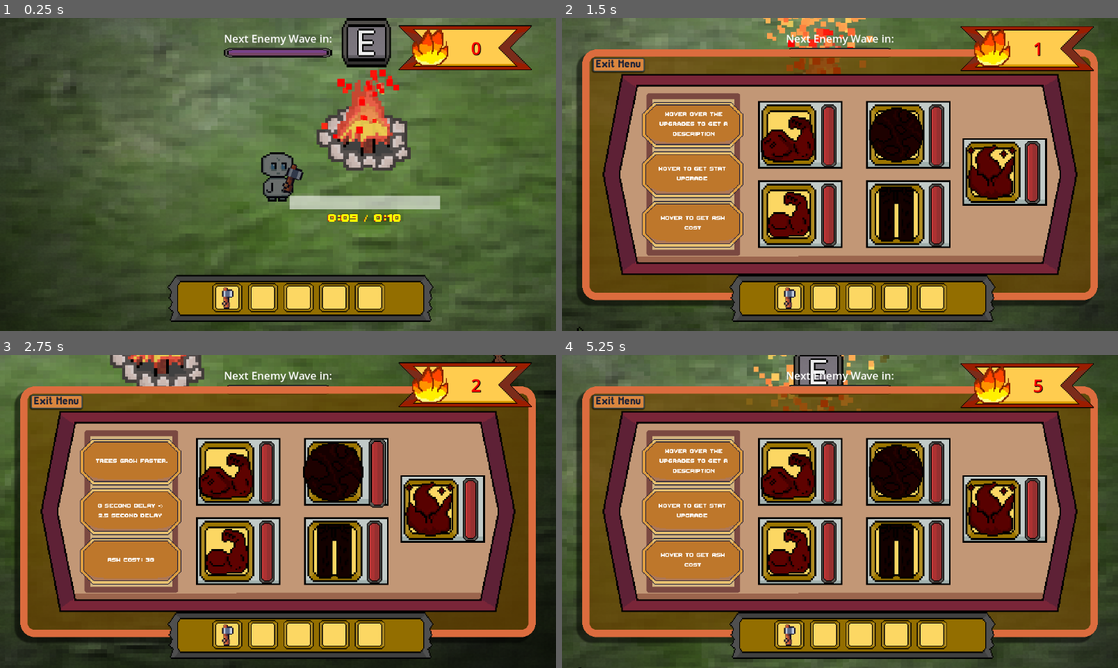
Above: before the commit, frames 1-4 (two rows, left to right).
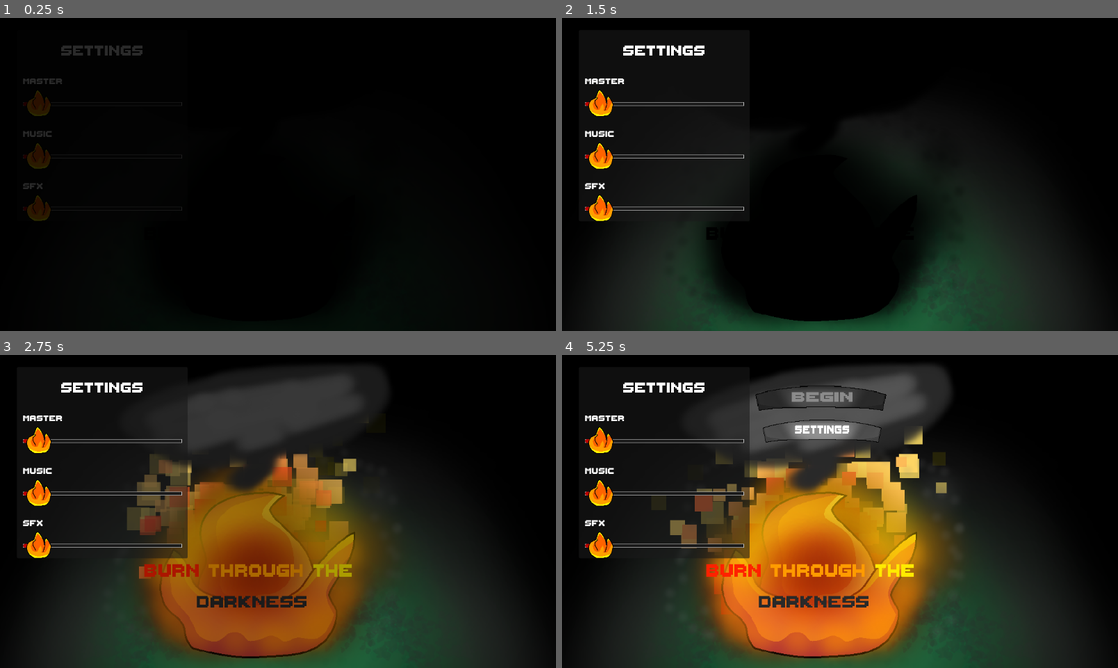
Above: after the commit, the same moments.

Repository: DaqCode/GameDevJS2025
Game: Godot game, scene res://scenes/UI/menu/menu.tscn
The game is run twice, just before and just after one commit, with the same random seed, the same clock (stepped at 60 frames per second) and the same inputs. Before the commit the project starts from res://scenes/UI/main_scene.tscn. The engine's default icon, where the game draws it, is replaced by a stand-in: a white triangle on a blue panel in a dark square.
Inputs (mouse positions are in pixels of both pictures, inside the frame that each line leads up to):
- Up to frame 1 (0.25 s): no input
- Up to frame 2 (1.5 s): move the mouse to (962, 158) at 0.52 s; hold D (right) 0.53-1.28 s; hold E (interact) 0.53-1.28 s; move the mouse to (728, 190) at 1.27 s; hold S (down) from 1.28 s (still down); tap E (interact) at 1.35 s
- Up to frame 3 (2.75 s): move the mouse to (333, 442) at 2.02 s; release S (down) at 2.03 s; hold D (right) from 2.03 s (still down); hold E (interact) from 2.03 s (still down)
- Up to frame 4 (5.25 s): move the mouse to (812, 574) at 2.77 s; release D (right) at 2.78 s; release E (interact) at 2.78 s; hold W (up) 2.78-3.53 s; tap E (interact) at 2.85 s; move the mouse to (1006, 558) at 3.52 s; hold A (left) 3.53-4.25 s; hold E (interact) 3.53-4.25 s; click (823, 401) at 4.27 s; click (823, 401) at 5.02 s

The runs differ from the first frame. In frame 1, 98% of the frame differs, in the area x 0-100%, y 0-100%; in frame 2, 90%; in frame 3, 92%; in frame 4, 95%.

Commit message:
WIP: Saving changes before applying stash

Diff:
--- a/gamedevjs2025/global/global_enemy_spawner_timer.gd
+++ b/gamedevjs2025/global/global_enemy_spawner_timer.gd
@@ -6,8 +6,13 @@
 var enemy_duration := 60.0  # 1 minute
 
 func _ready() -> void:
-	print(">>> Peace begins.")
-	start_peace_timer()
+	var current_scene = get_tree().current_scene
+	var expected_script = load("res://scenes/mainPlayArea/main_scene.gd")
+	if current_scene.get_script() == expected_script:
+		print(">>> Peace begins.")
+		start_peace_timer()
+	else:
+		print("No, its not the main scene.")
 
 func start_peace_timer() -> void:
 	GlobalPlayerScript.is_peace_time = true
--- a/gamedevjs2025/project.godot
+++ b/gamedevjs2025/project.godot
@@ -11,7 +11,7 @@
 [application]
 
 config/name="GameDevJS2025"
-run/main_scene="uid://dfafvjt73d4f0"
+run/main_scene="uid://d3objfw2to154"
 config/features=PackedStringArray("4.4", "Forward Plus")
 config/icon="res://icon.svg"
 
--- a/gamedevjs2025/scenes/UI/death.gd
+++ b/gamedevjs2025/scenes/UI/death.gd
@@ -1,4 +1,6 @@
 extends Control
+
+@onready var button_container: = $GameOverScreen/ButtonRetry
 
 func _ready() -> void:
 	$GameOverScreen/TotalAshes.text = "Total ashes: %d" %GlobalPlayerScript.total_ashes_throughout
@@ -15,3 +17,30 @@
 		$GameOverScreen/PersonalWords.text = "Almost. You just had to last a little bit more longer, and you'll be the new flame-ster."
 	elif GlobalPlayerScript.total_ashes_throughout > 600:
 		$GameOverScreen/PersonalWords.text = "Wow. How did you get this far..? Eh, we don't have much else to say. Congradulations on your promotion."
+	else:
+		$GameOverScreen/PersonalWords.text = "Bro what.  get back to coding..."
+
+	for container in button_container.get_children():
+		for child in container.get_children():
+			if child is Button:
+				child.connect("pressed", Callable(self, ("_pressed")).bind(child))
+				child.connect("mouse_entered", Callable(self, "_mouse_entered").bind(child))
+				child.connect("mouse_exited", Callable(self, "_mouse_exited").bind(child))
+				print(child)
+			else:
+				print("One of them didnt connect")
+
+func _pressed(button: Button) -> void:
+	if button == %RetryGame:
+		get_tree().change_scene_to_file("res://scenes/UI/main_scene.tscn")
+	elif button == %BackToMenu:
+		get_tree().change_scene_to_file("res://scenes/UI/menu/menu.tscn")
+
+func _mouse_entered(button: Button) -> void:
+	var tween = create_tween()
+	tween.tween_property(button, "scale", Vector2(1.0,1.0), 0.15).set_trans(Tween.TRANS_QUART).set_ease(Tween.EASE_OUT)
+
+
+func _mouse_exited(button: Button) -> void:
+	var tween = create_tween()
+	tween.tween_property(button, "scale", Vector2(0.9, 0.9), 0.1).set_trans(Tween.TRANS_QUART).set_ease(Tween.EASE_OUT)
--- a/gamedevjs2025/scenes/UI/death.tscn
+++ b/gamedevjs2025/scenes/UI/death.tscn
@@ -405,12 +405,15 @@
 texture = ExtResource("6_qy7aj")
 
 [node name="RetryGame" type="Button" parent="GameOverScreen/ButtonRetry/Retry"]
+unique_name_in_owner = true
 layout_mode = 1
 anchors_preset = 15
 anchor_right = 1.0
 anchor_bottom = 1.0
 grow_horizontal = 2
 grow_vertical = 2
+scale = Vector2(0.9, 0.9)
+pivot_offset = Vector2(121.5, 59)
 size_flags_horizontal = 3
 size_flags_vertical = 3
 text = "Retry"
@@ -422,12 +425,15 @@
 texture = ExtResource("6_qy7aj")
 
 [node name="BackToMenu" type="Button" parent="GameOverScreen/ButtonRetry/Back"]
+unique_name_in_owner = true
 layout_mode = 1
 anchors_preset = 15
 anchor_right = 1.0
 anchor_bottom = 1.0
 grow_horizontal = 2
 grow_vertical = 2
+scale = Vector2(0.9, 0.9)
+pivot_offset = Vector2(121.5, 59)
 size_flags_horizontal = 3
 size_flags_vertical = 3
 text = "Back To Menu"
--- a/gamedevjs2025/scenes/UI/menu/menu.gd
+++ b/gamedevjs2025/scenes/UI/menu/menu.gd
@@ -20,7 +20,7 @@
 
 
 func on_button_exited(button: Button) -> void:
-	b	utton.pivot_offset = Vector2(194, 32)
+	button.pivot_offset = Vector2(194, 32)
 	var tween = create_tween()
 	tween.tween_property(button, "scale", Vector2(1.0, 1.0), 0.1).set_trans(Tween.TRANS_QUART).set_ease(Tween.EASE_OUT)
 
--- a/gamedevjs2025/scenes/mainPlayArea/main_scene.gd
+++ b/gamedevjs2025/scenes/mainPlayArea/main_scene.gd
@@ -13,6 +13,7 @@
 # - Each of these trees need to be instantiated, and connected to a signal for the player to chop down.
 
 func _ready() -> void:
+
 	$AshCountForLater.start()
 	for i in range(randi_range(3, 7)):
 		var tree = TreeScene.instantiate()
@@ -44,3 +45,19 @@
 func _on_ash_count_for_later_timeout() -> void:
 	GlobalPlayerScript.total_ashes_throughout += 1
 	$AshCountForLater.start()
+
+func reset_game() -> void:
+	GlobalPlayerScript.lumb_mus_upgrade = 0
+	GlobalPlayerScript.loc_eco_upgrade = 0
+	GlobalPlayerScript.fur_fire_upgrade = 0
+	GlobalPlayerScript.angry_mus_upgrade  = 0
+	GlobalPlayerScript.speed_leg_upgrade = 0
+
+	GlobalPlayerScript.current_total_ashes = 0
+	GlobalPlayerScript.total_ashes_throughout = 0
+	GlobalPlayerScript.is_peace_time = true
+
+
+	GlobalEnemySpawnerTimer.peace_duration = 240.0
+	GlobalEnemySpawnerTimer.enemy_duration = 60.0
+	GlobalEnemySpawnerTimer._ready()
